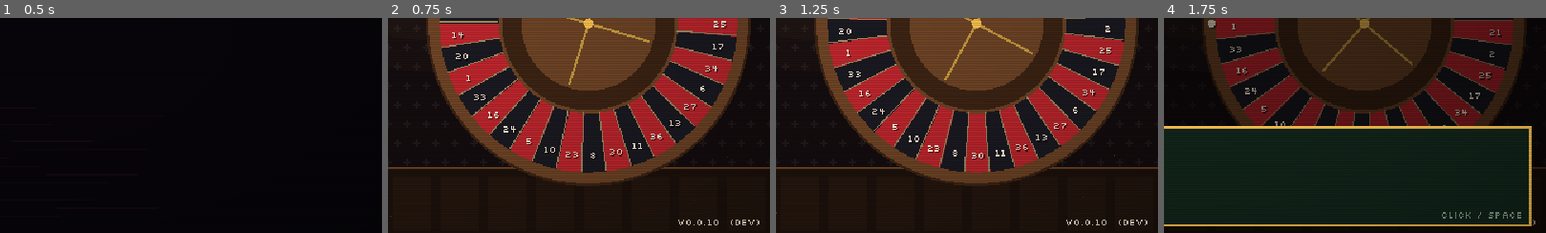
Above: before the commit, frames 1-4 (left to right).
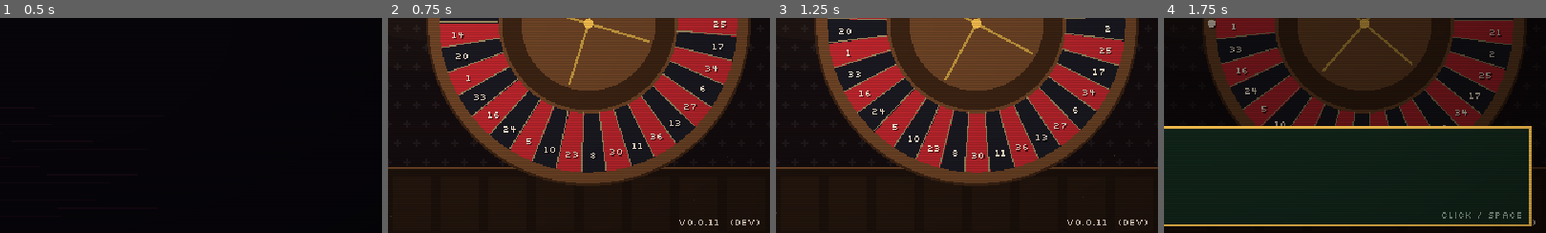
Above: after the commit, the same moments.

Repository: sugnauk/Rouletter
Game: Godot game, scene res://scenes/main.tscn
Two runs of this game, one before a commit and one after it. Both use one fixed random seed, a clock stepped at 60 frames per second and the inputs below.
Inputs (mouse positions are % of the whole screen's width and height, from its top left):
- Up to frame 1 (0.5 s): no input
- Up to frame 2 (0.75 s): tap Enter at 0.5, 0.6 s; click (50, 50) at 0.67 s
- Up to frame 3 (1.25 s): tap Space at 0.77 s
- Up to frame 4 (1.75 s): click "New Run" at 1.25 s
The pictures show only the part of the screen within x 50-100%, y 49-99%; the shares and areas given below are measured in that part.

Frame 1 is identical in both runs. In frame 2, 0.1% of the frame differs, in the area x 76-87%, y 93-97%; in frame 3, 0.1%; in frame 4, nothing differs.

Commit message:
0.0.11: Almanac categories with found/total, bought counts and progress bars; rarity and lock hints on unseen entries
Co-Authored-By: Claude Opus 5.5 <noreply@anthropic.com>
Claude-Session: https://claude.ai/code/session_013q6d3yRkHgTahmnKYGjD8n

Diff:
--- a/core/content.gd
+++ b/core/content.gd
@@ -227,6 +227,36 @@
 	"drain": {"good": ["multiplier"], "bad": []},
 	"short": {"good": ["spins", "multiplier"], "bad": []},
 }
+
+
+## The Almanac's categories: [title, source table name, ids]. Every item appears exactly once.
+const ALMANAC := [
+	["SCORING CHIPS", "CHIPS", ["perm", "magnet", "mirror", "porch_light", "black_cat", "croupier", "collector", "ledger"]],
+	["GROWTH CHIPS", "CHIPS", ["compounding", "snowball"]],
+	["MODIFIER CHIPS", "CHIPS", ["kingmaker", "crown", "bridge"]],
+	["ZERO CHIPS", "CHIPS", ["wildcard_zero", "sentinel"]],
+	["CASH & TIME CHIPS", "CHIPS", ["mint", "penny", "respin"]],
+	["NUMBER UPGRADES", "UPGRADES", ["gilded", "double_felt", "link", "sweet_spot", "lamp", "cornerstone", "pinned"]],
+	["OUTSIDE UPGRADES", "UPGRADES", ["hot", "silk"]],
+	["PAYOUT RULES", "HOUSE_RULES", ["split_decision", "sevens", "satin_gloves", "high_society", "black_tie", "thirteen"]],
+	["MULTIPLIER RULES", "HOUSE_RULES", ["red_streak", "hot_hand", "dealer_signature", "momentum", "last_call"]],
+	["SAFETY RULES", "HOUSE_RULES", ["la_partage", "en_prison", "insurance", "rent_control", "comped"]],
+	["DEALER FAVOURS", "FAVOURS", ["extra_spin", "fat_stack", "head_start"]],
+	["DEALER VOUCHERS", "VOUCHERS", ["comp_card", "vip_rack", "patience", "house_credit"]],
+]
+
+
+static func almanac_table(name: String) -> Dictionary:
+	match name:
+		"CHIPS":
+			return CHIPS
+		"UPGRADES":
+			return UPGRADES
+		"HOUSE_RULES":
+			return HOUSE_RULES
+		"FAVOURS":
+			return FAVOURS
+	return VOUCHERS
 
 
 static func tags_of(id: String) -> Array:
--- a/core/version.gd
+++ b/core/version.gd
@@ -4,7 +4,7 @@
 ## The deploy workflow overwrites BUILD with the commit hash and build time, so "dev" means a
 ## local/editor run.
 
-const VERSION := "0.0.10"
+const VERSION := "0.0.11"
 const BUILD := "dev"
 
 
--- a/scenes/screens/feats_screen.gd
+++ b/scenes/screens/feats_screen.gd
@@ -81,16 +81,33 @@
 	var prof = main.profile
 	var seen := 0
 	var total := 0
-	for group in [["CHIPS", Content.CHIPS], ["FELT UPGRADES", Content.UPGRADES], ["HOUSE RULES", Content.HOUSE_RULES],
-			["FAVOURS", Content.FAVOURS], ["VOUCHERS", Content.VOUCHERS]]:
-		P.label(list, group[0], P.FONT, P.GOLD)
-		var table: Dictionary = group[1]
-		for id in table:
-			total += 1
+	var summary := []
+	for group in Content.ALMANAC:
+		var table: Dictionary = Content.almanac_table(group[1])
+		var ids: Array = group[2]
+		var found: int = ids.filter(func(i): return i in prof.seen_items).size()
+		var bought: int = ids.filter(func(i): return i in prof.used_items).size()
+		seen += found
+		total += ids.size()
+		# Category header: "MODIFIER CHIPS   2 / 3 found   1 bought" with a little progress bar.
+		var head_row := Control.new()
+		head_row.custom_minimum_size = Vector2(596, 18)
+		list.add_child(head_row)
+		P.place(P.label(head_row, group[0], P.FONT, P.GOLD if found == ids.size() else P.CREAM), Vector2(0, 4))
+		var cnt := P.label(head_row, "%d / %d found   %d bought" % [found, ids.size(), bought], P.FONT_SMALL, P.GOOD if found == ids.size() else P.DIM)
+		P.place(cnt, Vector2(200, 5))
+		var bar := Control.new()
+		P.place(bar, Vector2(420, 8), Vector2(170, 5))
+		var k: float = float(found) / ids.size()
+		bar.draw.connect(func():
+			bar.draw_rect(Rect2(0, 0, 170, 5), P.BLACK)
+			bar.draw_rect(Rect2(0, 0, floor(170 * k), 5), P.GOLD if k >= 1.0 else P.GOOD.darkened(0.2)))
+		head_row.add_child(bar)
+		summary.append("%d/%d" % [found, ids.size()])
+		for id in ids:
 			var known: bool = id in prof.seen_items
 			var used: bool = id in prof.used_items
-			if known:
-				seen += 1
+			var locked: bool = not prof.is_unlocked(id) and table[id].get("unlock", 0) > 0
 			var row := Panel.new()
 			row.custom_minimum_size = Vector2(596, 22)
 			row.add_theme_stylebox_override("panel", P.box(P.PANEL_HI if used else P.PANEL, P.LINE.darkened(0.3 if known else 0.6), 1))
@@ -105,13 +122,18 @@
 					icon.draw_rect(Rect2(2, 2, 12, 12), P.DIM.darkened(0.5), false, 1.0))
 			row.add_child(icon)
 			P.place(P.label(row, table[id].name.to_upper() if known else "? ? ?", P.FONT, P.CREAM if known else P.DIM), Vector2(26, 5))
-			var d := P.label(row, table[id].desc if known else "Not seen in the Cage yet.", P.FONT_SMALL, P.CREAM if known else P.DIM)
+			var hint := "Not seen in the Cage yet."
+			if locked and not known:
+				hint = "Locked: %d Markers at the Pawn Shop." % table[id].unlock
+			var d := P.label(row, table[id].desc if known else hint, P.FONT_SMALL, P.CREAM if known else P.DIM)
 			d.clip_text = true
 			P.place(d, Vector2(170, 5), Vector2(360, 12))
-			var tag := P.label(row, "BOUGHT" if used else ("SEEN" if known else ""), P.FONT_SMALL, P.GOOD if used else P.DIM)
+			var rar: String = Content.rarity_of(id)
+			var tag := P.label(row, "BOUGHT" if used else ("SEEN" if known else ("" if rar == "common" else rar.to_upper())), P.FONT_SMALL,
+				P.GOOD if used else (P.DIM if known else (P.CYAN if rar == "rare" else P.GOLD)))
 			tag.horizontal_alignment = HORIZONTAL_ALIGNMENT_RIGHT
 			P.place(tag, Vector2(530, 5), Vector2(60, 12))
-	count_lbl.text = "Almanac: %d / %d seen    Feats earned: %d / %d" % [seen, total, prof.feats.size(), Feats.FEATS.size()]
+	count_lbl.text = "Almanac: %d / %d found    Feats earned: %d / %d" % [seen, total, prof.feats.size(), Feats.FEATS.size()]
 
 
 func _history() -> void:
--- a/tests/run_tests.gd
+++ b/tests/run_tests.gd
@@ -24,7 +24,7 @@
 		"test_link", "test_pinned_sector", "test_croupier", "test_ledger", "test_compounding_mint_respin",
 		"test_collector", "test_wildcard_zero", "test_en_prison", "test_red_streak", "test_hot_hand",
 		"test_signature", "test_thirteen", "test_enforcers", "test_resolver_is_pure", "test_odds",
-		"test_run_table_flow", "test_rebet_and_clear", "test_pit_b …(265 unchanged characters)… st_grades", "test_content_batch", "test_shop", "test_lose_and_bust", "test_rent_control_target",
+		"test_run_table_flow", "test_rebet_and_clear", "test_pit_b …(265 unchanged characters)… st_grades", "test_content_batch", "test_almanac_categories", "test_shop", "test_lose_and_bust", "test_rent_control_target",
 		"test_full_run_victory", "test_seeded_reproducible", "test_profile", "test_story_beats", "test_sfx_synth", "test_music_synth",
 	]:
 		call(t)
@@ -765,6 +765,20 @@
 	check(Content.CHIPS.size() >= 18 and Content.UPGRADES.size() >= 9 and Content.HOUSE_RULES.size() >= 16, "content counts")
 
 
+func test_almanac_categories() -> void:
+	var counted := {}
+	for g in Content.ALMANAC:
+		var table: Dictionary = Content.almanac_table(g[1])
+		check(not g[2].is_empty(), "category %s has items" % g[0])
+		for id in g[2]:
+			check(table.has(id), "%s is in %s" % [id, g[1]])
+			check(not counted.has(id), "%s listed once" % id)
+			counted[id] = true
+	for table in [Content.CHIPS, Content.UPGRADES, Content.HOUSE_RULES, Content.FAVOURS, Content.VOUCHERS]:
+		for id in table:
+			check(counted.has(id), "%s appears in an Almanac category" % id)
+
+
 func test_shop() -> void:
 	var run = new_run()
 	run.place_bet("S17", 1)
Not shown, changed: CHANGELOG.md
